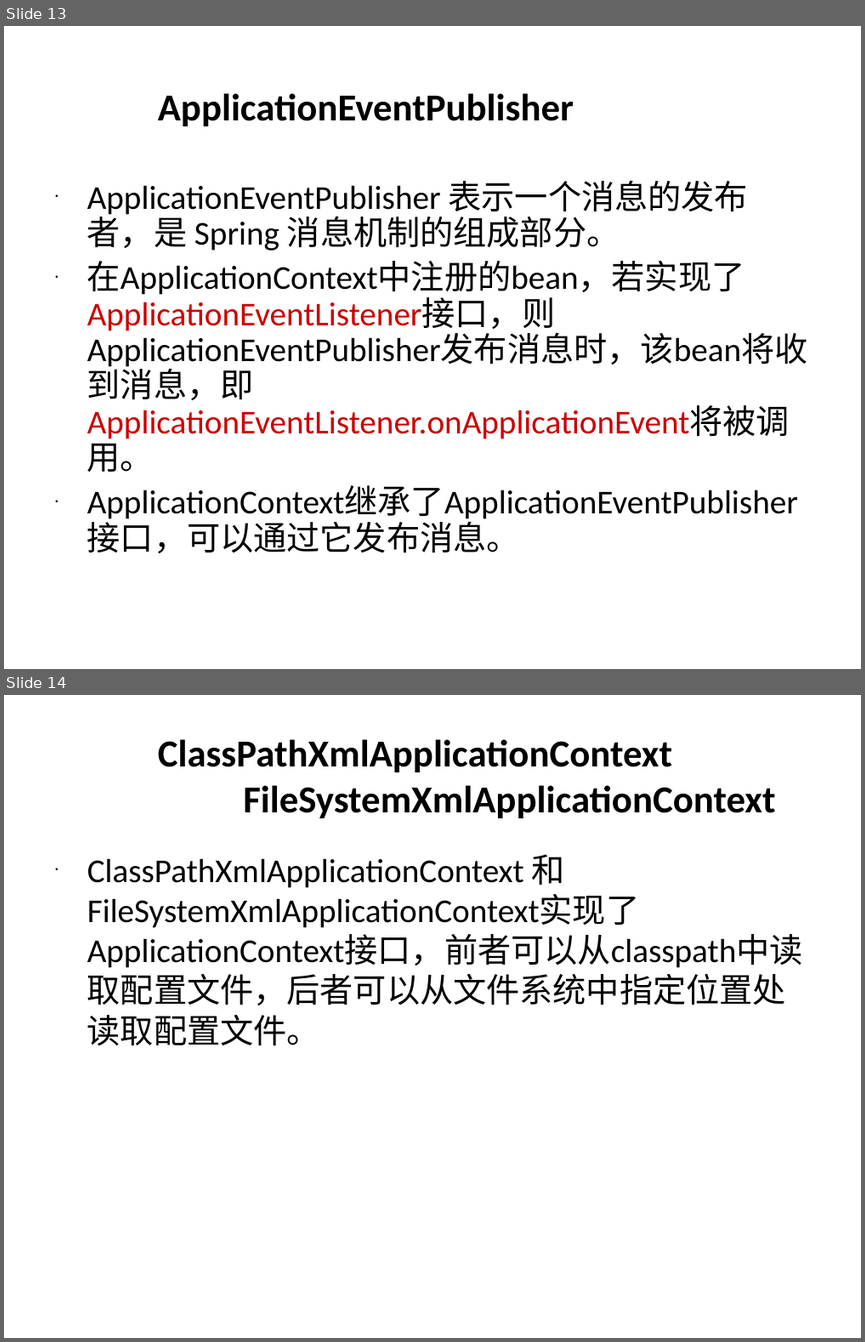
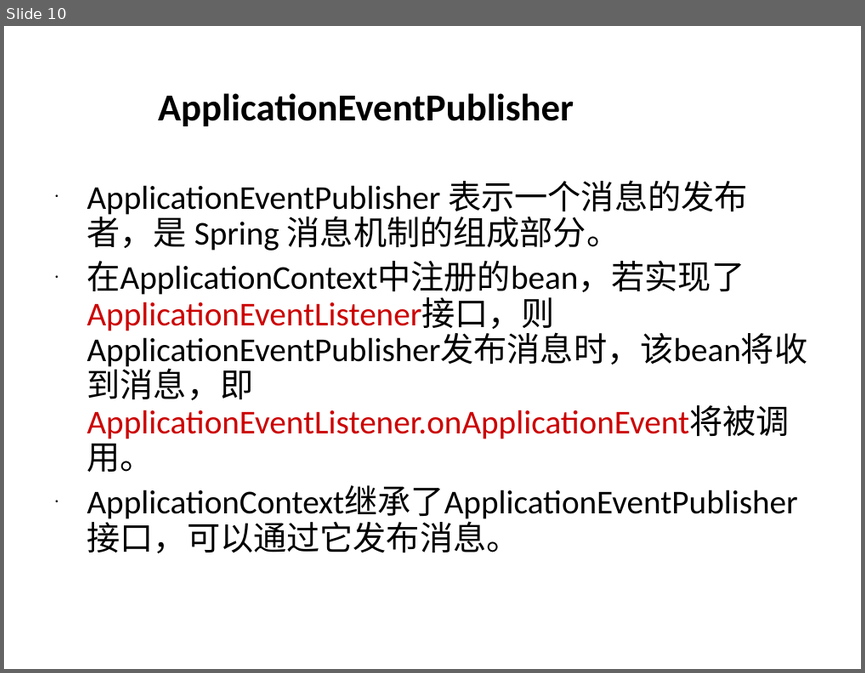
Before and after one commit to burstinair/clouddrive, a slide deck: Spring 学习分享.ppt. Shown one above the other, each under a label of ours: slides 13 and 14 before the commit, slide 10 after it. The pictures are 865x1342 and 865x673 pixels, drawn with LibreOffice and Linux fonts; fonts in the diff are those of the drawing; background and template pictures are left out. Boxes give left, top, right and bottom in pixels: in the first picture for what was removed or moved away, otherwise in the second. Text is boxed around its words. In the diff, an @@ line names an element or a change of style, - is before the commit and + after.

```diff
--- a/Spring 学习分享.ppt
+++ b/Spring 学习分享.ppt
@@ slide 14 removed at [4,695,861,1338], background picture (left out) @@
@@ title removed at [158,739,775,818] @@
-ClassPathXmlApplicationContext
-FileSystemXmlApplicationContext
@@ text removed at [87,854,803,1045] @@
-• ClassPathXmlApplicationContext 和 FileSystemXmlApplicationContext实现了ApplicationContext接口，前者可以从classpath中读取配置文件，后者可以从文件系统中指定位置处读取配置文件。
@@ what was slide 13 is now slide 10 @@
```
Also in this commit, not shown: 52 other slides changed, 1 slide added, 3 other slides removed.
